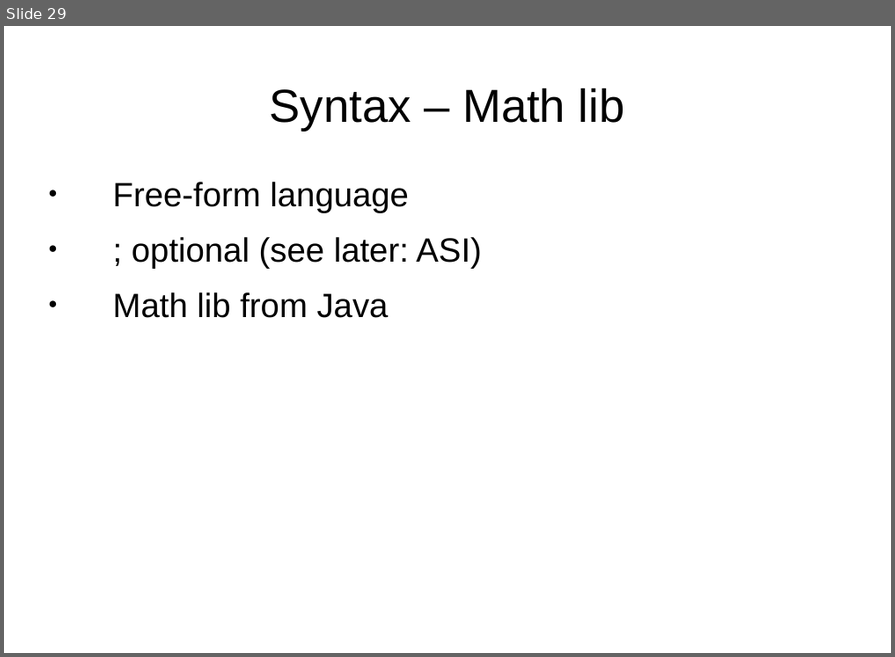
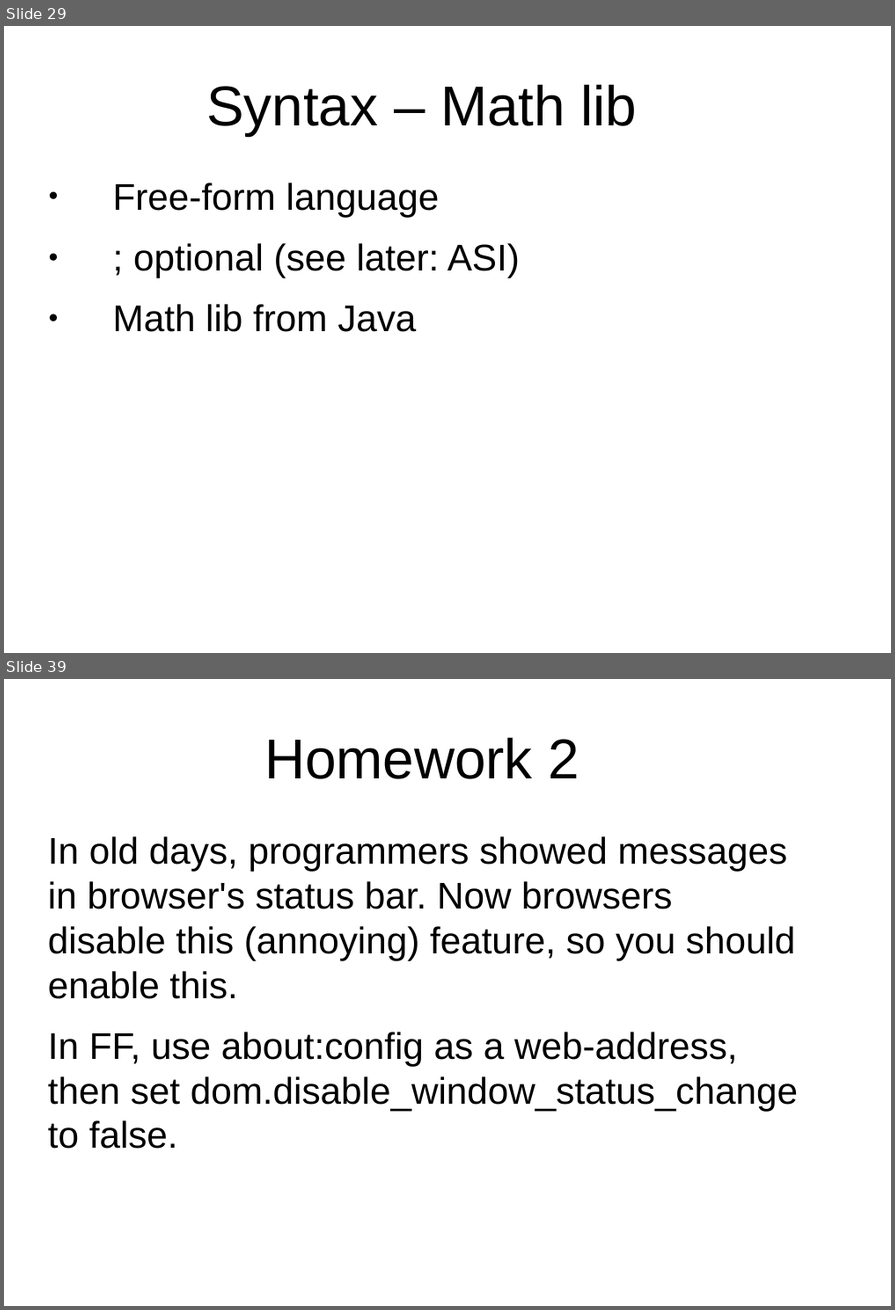
Before and after one commit to peterborkuti/other, a slide deck: JavaScriptBasics/jsbasics-slide.odp. Shown one above the other, each under a label of ours: slide 29 before the commit, slides 29 and 39 after it; the slides between them are not shown. The pictures are 895x657 and 895x1310 pixels, drawn with LibreOffice and Linux fonts; fonts in the diff are those of the drawing; background and template pictures are left out. Boxes give left, top, right and bottom in pixels: in the first picture for what was removed or moved away, otherwise in the second. Text is boxed around its words. In the diff, an @@ line names an element or a change of style, - is before the commit and + after.

```diff
--- a/JavaScriptBasics/jsbasics-slide.odp
+++ b/JavaScriptBasics/jsbasics-slide.odp
@@ slide 39 added at [4, 679, 891, 1306], background #FFFFFF @@
@@ title added at [264, 737, 580, 779], 53.3 pt, text #000000 @@
+Homework 2
@@ text added at [48, 837, 798, 1149], 35.3 pt, text #000000 @@
+In old days, programmers showed messages in browser's status bar. Now browsers disable this (annoying) feature, so you should enable this.
+In FF, use about:config as a web-address, then set dom.disable_window_status_change to false.
@@ slide 29 changed as well @@
@@ title "Syntax – Math lib" at [206, 84, 638, 136]: size 44 to 53.3 pt @@
@@ text "Free-form language" at [113, 183, 520, 332]: size 32 to 35.3 pt; more space between paragraphs @@
```
Also in this commit, not shown: 28 other slides changed, 10 other slides added, 2 other files.
